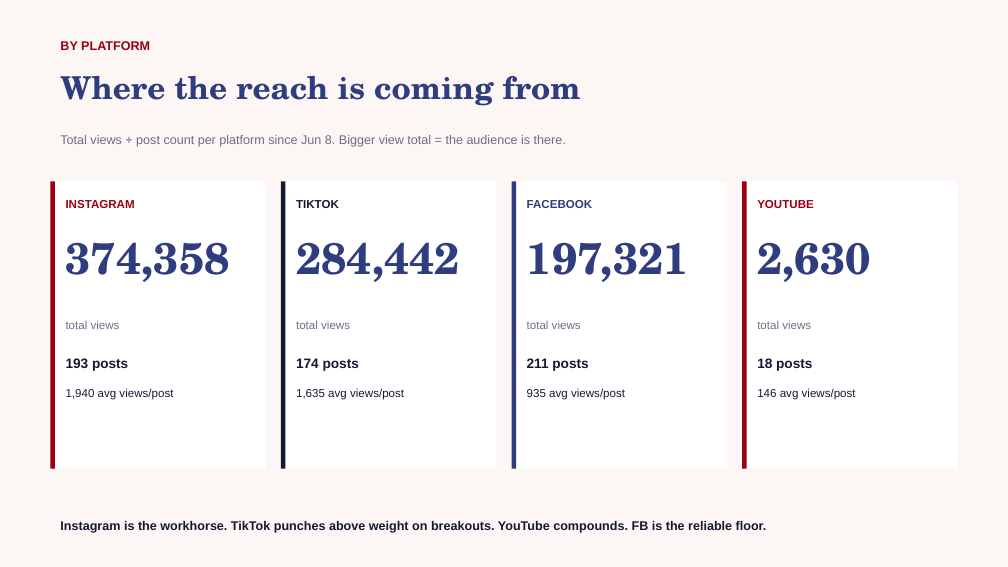
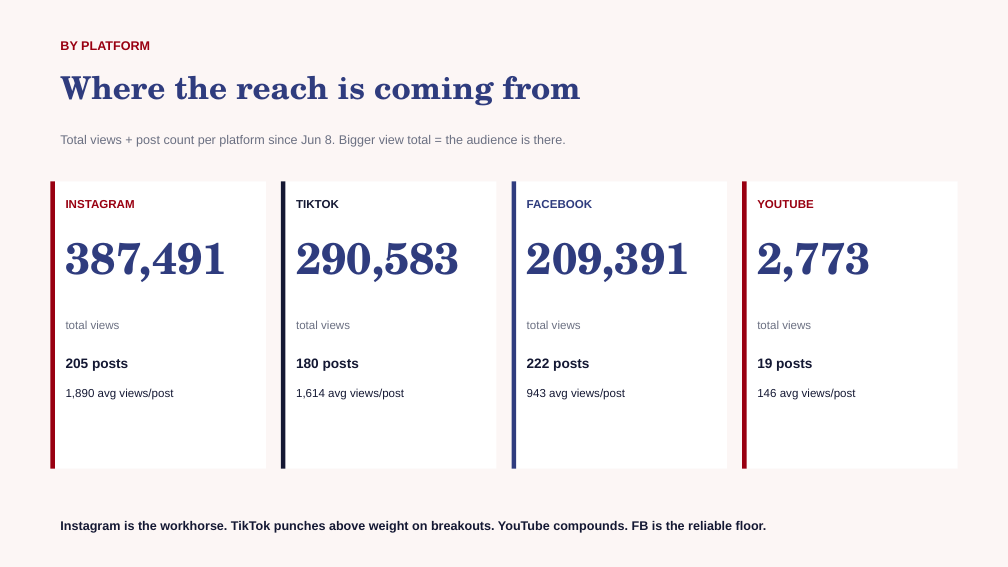
Before and after one commit to zvmmer/talking-downey-kpis, a slide deck: slide 3 of OVERALL_REPORT.pptx. Drawn at 1008x567 pixels with LibreOffice and Linux fonts; fonts in the diff are those of the drawing. Boxes give left, top, right and bottom in pixels: in the first picture for what was removed or moved away, otherwise in the second. Text is boxed around its words. In the diff, an @@ line names an element or a change of style, - is before the commit and + after.

```diff
--- a/OVERALL_REPORT.pptx
+++ b/OVERALL_REPORT.pptx
@@ text at <box>66,242,228,282</box>: text changed @@
-374,358
+387,491
@@ text at <box>296,242,460,282</box>: text changed @@
-284,442
+290,583
@@ text at <box>527,242,691,282</box>: text changed @@
-197,321
+209,391
@@ text at <box>757,242,871,282</box>: text changed @@
-2,630
+2,773
@@ text at <box>66,358,128,371</box>: text changed @@
-193 posts
+205 posts
@@ text at <box>296,358,359,371</box>: text changed @@
-174 posts
+180 posts
@@ text at <box>527,358,589,371</box>: text changed @@
-211 posts
+222 posts
@@ text at <box>66,388,173,400</box>: text changed @@
-1,940 avg views/post
+1,890 avg views/post
@@ text at <box>296,388,404,400</box>: text changed @@
-1,635 avg views/post
+1,614 avg views/post
@@ text at <box>527,388,625,400</box>: text changed @@
-935 avg views/post
+943 avg views/post
```
Also in this commit, not shown: 4 other slides changed, 5 other files.
